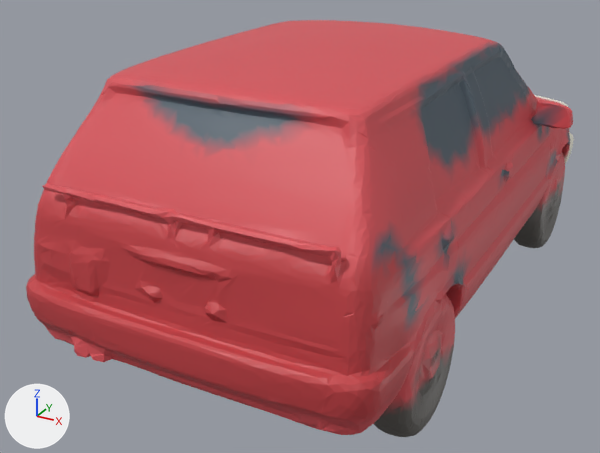
Renders of the glTF model public/assets/models/vehicles/player.glb from each side of a commit.
Camera for both pictures: a camera (50 mm lens) standing at (88.5, -193.3, 110.9) and looking at (-9.4, -15.2, 21.8). The lights are fixed; the arrows at lower left show +X, +Y and +Z. The older version comes first. Where no turn or scale is listed for an object, it has been applied to the vertices. Vertices at exactly the same position are counted once.

In view in the first picture: 'geometry_0'.
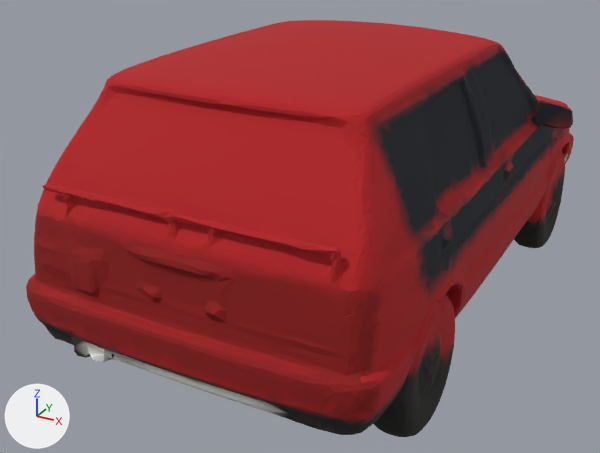
The change, as a diff of the scene's bpy script:
```diff
--- a/public/assets/models/vehicles/player.glb.py
+++ b/public/assets/models/vehicles/player.glb.py
@@ mat_funnycar_vcol @@
+mat_funnycar_vcol = bpy.data.materials.new('funnycar_vcol')
+mat_funnycar_vcol.use_nodes = True; mat_funnycar_vcol.node_tree.nodes.clear()
+_N = mat_funnycar_vcol.node_tree.nodes; _L = mat_funnycar_vcol.node_tree.links
+n0 = _N.new('ShaderNodeBsdfPrincipled'); n0.name = 'Principled BSDF'
+n0.inputs[2].default_value = 0.9  # 'Roughness'
+n1 = _N.new('ShaderNodeOutputMaterial'); n1.name = 'Material Output'
+n2 = _N.new('ShaderNodeVertexColor'); n2.name = 'Color Attribute'
+_L.new(n0.outputs[0], n1.inputs[0])  # 'BSDF' to 'Surface'
+_L.new(n2.outputs[0], n0.inputs[0])  # 'Color' to 'Base Color'
@@ me_geometry_0 @@
 me_geometry_0.from_pydata(...)  # 22474 vertices, 44997 faces; spans x -47.0..50.0, y -88.0..84.0, z 0.0..73.0
 # used by ob_geometry_0; location = (0.0, 0.0, 0.0)
-me_geometry_0.materials.append(mat_defaultmaterial)
+# me_geometry_0 part 1: 32729 faces centred in x -46.0..50.0, y -88.0..83.0, z 11.0..73.0 are repainted in the vertex colours; the middle colour goes from red #da535a to red #b2161c
+# me_geometry_0 part 2: 12268 faces centred in x -45.0..47.0, y -81.0..84.0, z 0.0..70.0 are repainted in the vertex colours; the middle colour goes from dark grey #606063 to black #221c1c
+me_geometry_0.materials.append(mat_funnycar_vcol)
```

Location of each change, (x1, y1, x2, y2) in pixels of the pictures (600 x 453 px):
part 1 of me_geometry_0, recoloured (darker): (26, 20, 574, 435) in both
part 2 of me_geometry_0, recoloured: (145, 43, 570, 437) in both
